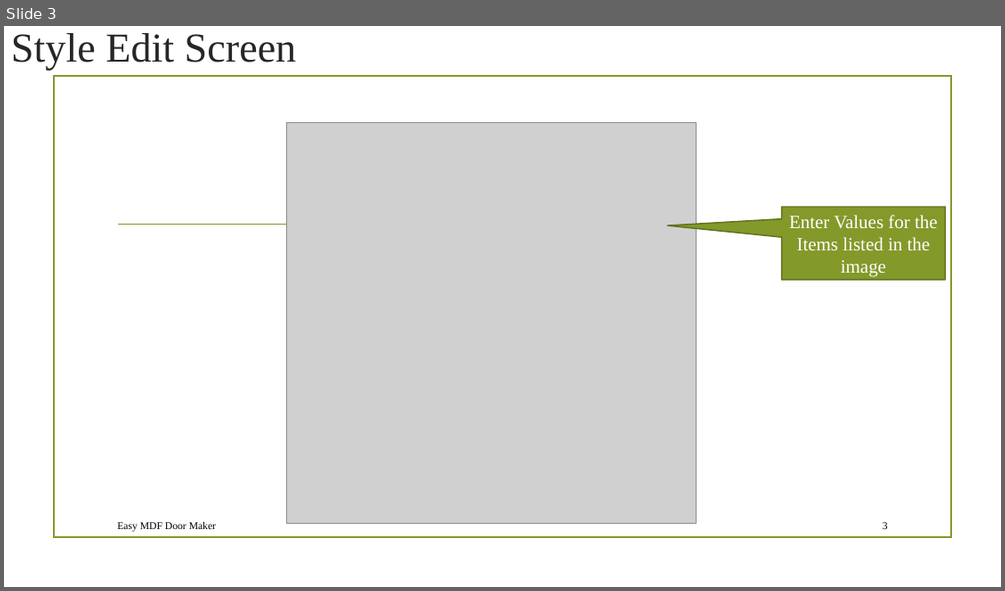
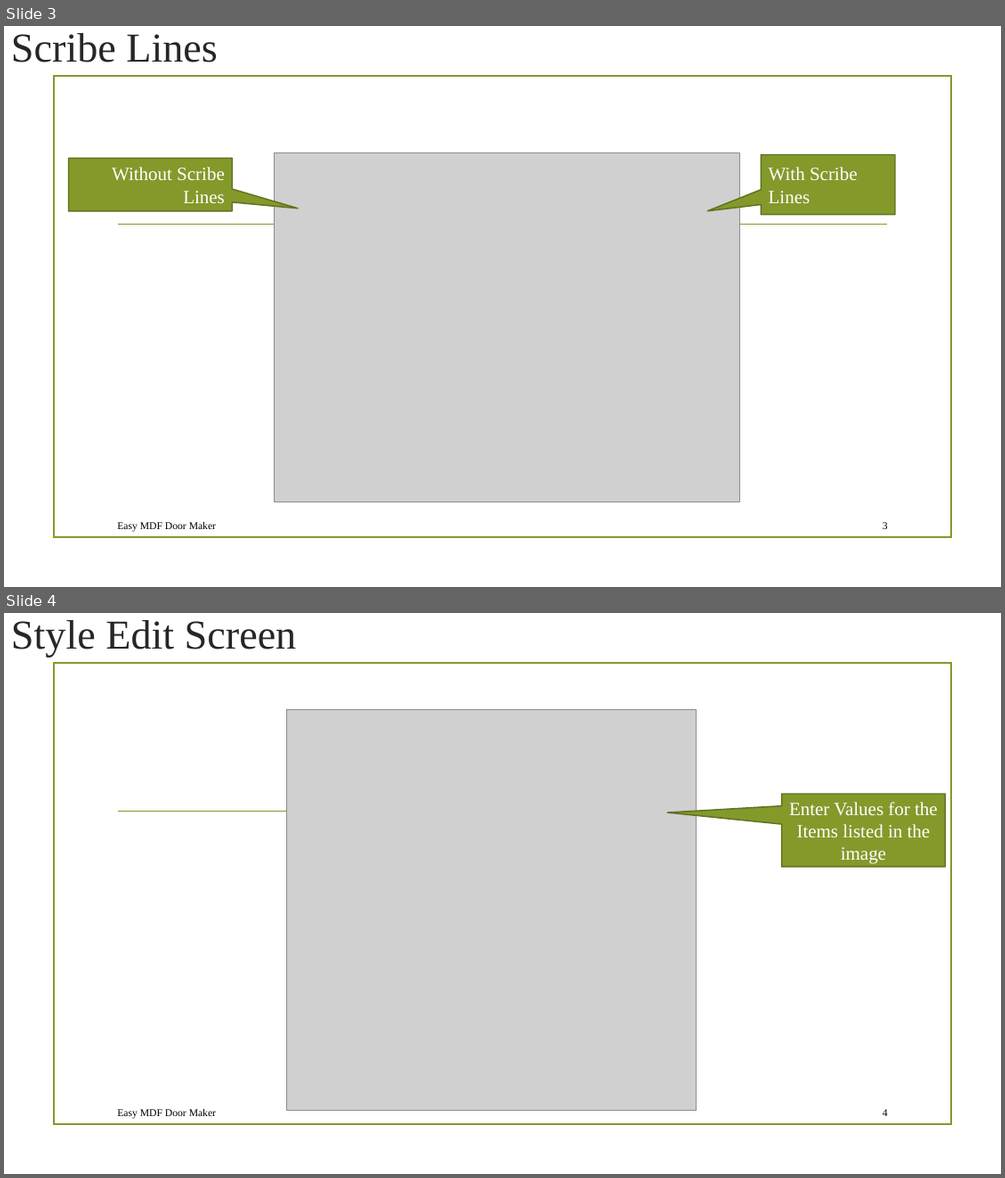
Before and after one commit to JimAndI/Gadgets, a slide deck: VCarve Pro V11.0/EasyTools/EasyMDFDoorMaker/Documents/EasyMDFDoorMaker_Ver09.pptx. Shown one above the other, each under a label of ours: slide 3 before the commit, slides 3 and 4 after it. The pictures are 1005x591 and 1005x1178 pixels, drawn with LibreOffice and Linux fonts; fonts in the diff are those of the drawing; grey boxes stand for pictures; background and template pictures are left out. Boxes give left, top, right and bottom in pixels: in the first picture for what was removed or moved away, otherwise in the second. Text is boxed around its words. In the diff, an @@ line names an element or a change of style, - is before the commit and + after.

```diff
--- a/VCarve Pro V11.0/EasyTools/EasyMDFDoorMaker/Documents/EasyMDFDoorMaker_Ver09.pptx
+++ b/VCarve Pro V11.0/EasyTools/EasyMDFDoorMaker/Documents/EasyMDFDoorMaker_Ver09.pptx
@@ slide 3 added at [4,26,1001,587], background picture (left out); not listed: 2 template elements that a slide beside it also shows @@
@@ title added at [11,33,218,62], 39.6 pt, text #262626 @@
+Scribe Lines
@@ speech box added at [68,159,232,211], fill #83992A, outline #61711F 1.25 pt, 18 pt, text #FFFFFF @@
+Without Scribe Lines
@@ picture added at [275,152,740,501] @@
@@ speech box added at [760,155,895,215], fill #83992A, outline #61711F 1.25 pt, 18 pt, text #FFFFFF @@
+With Scribe Lines
@@ text added at [117,522,216,532], 10 pt, text #000000 @@
+Easy MDF Door Maker
@@ page number added at [882,522,888,529], 10 pt, text #000000 @@
+3
@@ what was slide 3 is now slide 4 @@
@@ page number at [882,1109,888,1116]: text changed @@
-3
+4
```
Also in this commit, not shown: 2 slides changed, 41 other files.
